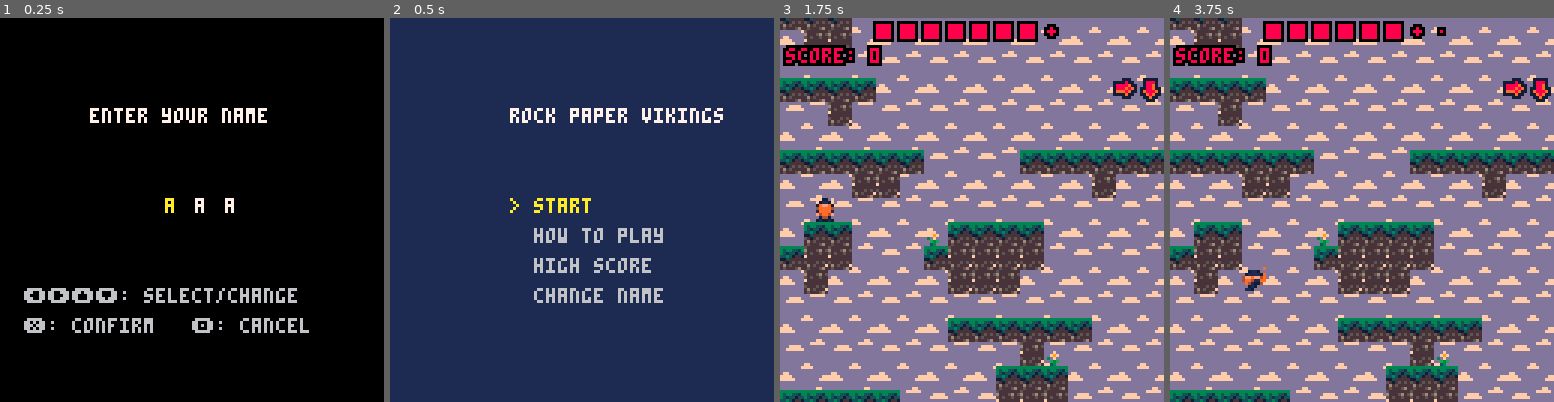
Above: before the commit, frames 1-4 (left to right).
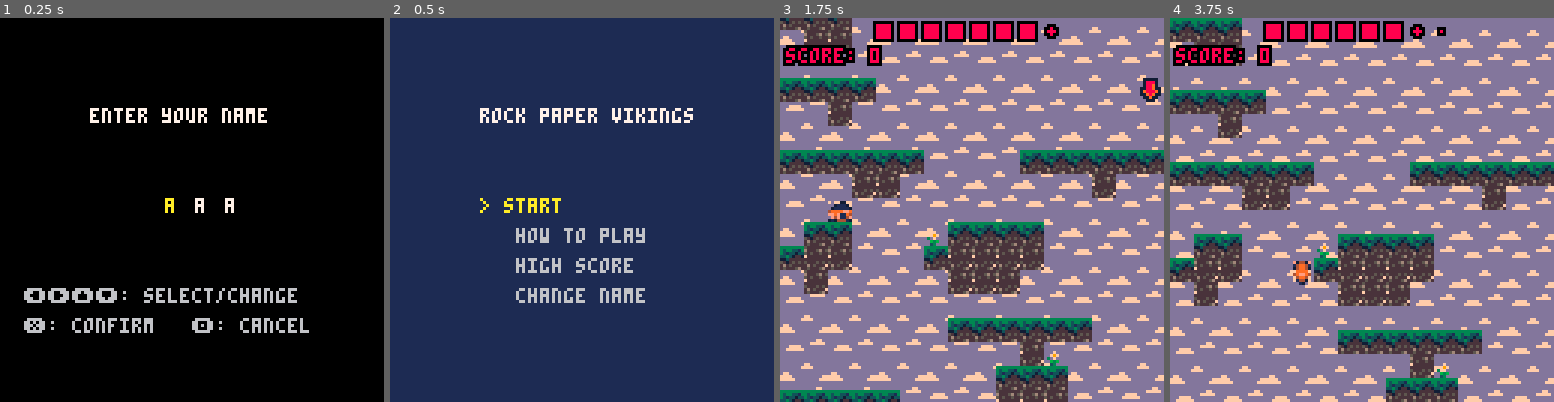
Above: after the commit, the same moments.

Repository: Zetneki/Rock-Paper-Vikings
Game: PICO-8 cartridge rock-paper-vikings.p8
Same seed, same stepped clock (60 frames per second), same inputs: the game is played once before the commit and once after it.
Inputs:
- Up to frame 1 (0.25 s): no input
- Up to frame 2 (0.5 s): tap X (X key) at 0.33 s
- Up to frame 3 (1.75 s): tap O (Z key) at 0.7, 1.7 s; tap X (X key) at 1.07 s; hold Right from 1.6 s (still down)
- Up to frame 4 (3.75 s): tap X (X key) at 1.85, 2.97 s; release Right at 2.1 s; tap O (Z key) every 0.4 s from 2.1 to 3.7 s; hold Up 2.15-2.42 s; hold Right 2.47-3.03 s; hold Left 3.08-3.58 s; hold Down from 3.63 s (still down)

Frame 1 is identical in both runs. In frame 2, 3.6% of the frame differs, in the area x 23-87%, y 23-75%; in frame 3, 0.8%; in frame 4, 37%, in the area x 0-100%, y 0-100%.

Commit message:
added different optional movement, updated how to page, fixed scoreboard

Diff:
--- a/colors.lua
+++ b/colors.lua
@@ -1,7 +1,3 @@
-function change_ingame(palette)
-  pal(palette)
-end
-
 function change_palette(palette)
   poke(0x5f2e, 1)
   pal(palette, 1)
--- a/main.lua
+++ b/main.lua
@@ -4,11 +4,10 @@
 	game_state = "menu"
 	load_scoreboard()
 
-	if high_score_name == "---" then
+	if player_name == "---" then
 		init_name_entry()
 		game_state = "enter_name"
 	else
-		player_name = high_score_name
 		init_menu()
 		game_state = "menu"
 	end
--- a/menu.lua
+++ b/menu.lua
@@ -34,13 +34,13 @@
 	pal()
   cls(1)
 
-  print("rock paper vikings", 40, 30, 7)
+  print("rock paper vikings", 30, 30, 7)
 
   for i, opt in ipairs(menu_options) do
     local y = 60 + (i-1)*10
     local col = (i == menu_selected) and 10 or 6
-    local prefix = (i == menu_selected) and "> " or "  "
-    print(prefix..opt, 40, y, col)
+    local prefix = (i == menu_selected) and "> " or "   "
+    print(prefix..opt, 30, y, col)
   end
 end
 
@@ -59,24 +59,26 @@
   local lh = 6
 
   print("rock-paper-vikings", 4, y, 10) y+=lh+2
-  print("the ultimate climbing game", 4, y, 6) y+=lh+2
 
   print("controls:", 4, y, 9) y+=lh
-  print("arrows: move", 4, y, 7) y+=lh
-  print("2x tap up: jump", 4, y, 7) y+=lh
-  print("2x tap l/r: dash", 4, y, 7) y+=lh
-  print("dash gives invulnerability", 4, y, 2) y+=lh
-  print("2x tap down: slam", 4, y, 7) y+=lh
-  print("wall-jump near walls", 4, y, 7) y+=lh+3
+  print("movement: ⬆️⬇️⬅️➡️", 4, y, 7) y+=lh
+  print("(double) jump: (2x) ⬆️ // ❎", 4, y, 7) y+=lh
+  print("dash: 2x tap ⬅️/➡️ // 🅾️+⬅️/➡️", 4, y, 7) y+=lh
+  print("gives invulnerability", 4, y, 2) y+=lh
+  print("resets on every new platform", 4, y, 3) y+=lh+1
+  print("slam: 2x tap ⬇️ // 🅾️+⬇️", 4, y, 7) y+=lh
+  print("kills right enemy, stuns others", 4, y, 2) y+=lh
+  print("resets on normal(non-slam) kill", 4, y, 3) y+=lh+1
+  print("wall-jump near walls", 4, y, 7) y+=lh+2
 
   print("who beats who:", 4, y, 9) y+=lh
   print("knight beats cowboy", 4, y, 7) y+=lh
   print("cowboy beats wizard", 4, y, 7) y+=lh
-  print("wizard beats knight", 4, y, 7) y+=lh+3
+  print("wizard beats knight", 4, y, 7) y+=lh+2
 
   print("timer runs out - theme changes", 4, y, 6) y+=lh
   print("jump on the right enemy to kill", 4, y, 6) y+=lh
-  print("killing gives you points", 4, y, 6) y+=lh+3
+  print("killing gives you points", 4, y, 6) y+=lh+2
 
   print("❎: back to menu", 4, y, 5)
 end
--- a/name_entry.lua
+++ b/name_entry.lua
@@ -26,6 +26,7 @@
 			final_name = final_name .. sub(name_chars, name_input[i], name_input[i])
 		end
 		player_name = final_name
+		save_last_player_name(final_name)
 		init_menu()
 		game_state = "menu"
 	end
--- a/player_move.lua
+++ b/player_move.lua
@@ -43,13 +43,13 @@
 	end
 
 	-- jumping
-	if btnp(⬆️)
+	if (btnp(⬆️) or btnp(❎))
 	and player.landed then
 		player.dy -= player.boost
 		player.landed = false
 
 	-- double jump
-	elseif btnp(⬆️)
+	elseif (btnp(⬆️) or btnp(❎))
 	and player.double_jump
 	and not (player.on_wall_left or player.on_wall_right) then
 		-- making sure to not take double jump when on wall
@@ -103,7 +103,7 @@
 			player.y = (tile_y+1)*8
 		end
 		-- jump smaller if not held on full duration
-		if player.jump_held and not btn(⬆️) then
+		if player.jump_held and not (btn(⬆️) or btn(❎)) then
 			player.dy /= 2
 		end
 	end
@@ -160,7 +160,7 @@
 	if player.on_wall_left then
 		player.dy /= 2
 
-		if btnp(⬆️) then
+		if btnp(⬆️) or btnp(❎) then
 			player.dy = 0
 			player.dy -= player.boost/2
 			player.dx += player.boost/2
@@ -170,7 +170,7 @@
 	elseif player.on_wall_right then
 		player.dy /= 2
 
-		if btnp(⬆️) then
+		if btnp(⬆️) or btnp(❎) then
 			player.dy = 0
 			player.dy -= player.boost/2
 			player.dx -= player.boost/2
@@ -185,7 +185,7 @@
 		end
 	end
 
-	player.jump_held = btn(⬆️)
+	player.jump_held = btn(⬆️) or btn(❎)
 
 	player.x += player.dx
 	player.y += player.dy
@@ -207,20 +207,25 @@
 
 function dash()
 
+	local hold_dash_r = btnp(🅾️) and btn(➡️)
+	local hold_dash_l = btnp(🅾️) and btn(⬅️)
+
 	-- if dash is ready and right or left button is pressed then dash
-	if btnp(➡️)
+	if (btnp(➡️)
 	and player.dash_ready_r
 	and not player.dash_ready_l
 	and time()-player.dash_act_time<0.25
-	and not player.dash_used_on_platform then
+	and not player.dash_used_on_platform)
+	or (hold_dash_r and not player.dash_used_on_platform) then
 		player.dx += player.dash_speed
 		player.dash_timer = 6
 		player.dash_used_on_platform = true
-	elseif btnp(⬅️)
+	elseif (btnp(⬅️)
 	and player.dash_ready_l
 	and not player.dash_ready_r
 	and time()-player.dash_act_time<0.25
-	and not player.dash_used_on_platform then
+	and not player.dash_used_on_platform)
+	or (hold_dash_l and not player.dash_used_on_platform) then
 		player.dx -= player.dash_speed
 		player.dash_timer = 6
 		player.dash_used_on_platform = true
@@ -240,10 +245,11 @@
 -- if slam double jump off
 function slam()
 
+	local hold_slam = btnp(🅾️) and btn(⬇️)
+
 	if player.slam_ready
 	and not player.landed
-	and btnp(⬇️)
-	and time()-player.slam_act_time<0.25 then
+	and ((btnp(⬇️) and time()-player.slam_act_time<0.25) or hold_slam) then
 		player.double_jump = false
 		player.dy += 14
 		player.slamming = true
--- a/scoreboard.lua
+++ b/scoreboard.lua
@@ -11,6 +11,11 @@
 
 	if high_score_name == "" then
 		high_score_name = "---"
+	end
+
+	player_name = load_last_player_name()
+	if player_name == "" then
+		player_name = "---"
 	end
 end
 
@@ -39,8 +44,24 @@
 	print("high score", 40, 40, 10)
 	print(high_score_name .. ": " .. high_score, 30, 55, 7)
 
-  print("playing as:", 25, 70, 6)
-	print(player_name, 25, 80, 9)
+  print("playing as:", 30, 70, 6)
+	print(player_name, 32, 80, 9)
 
-	print("❎: back", 45, 100, 6)
+	print("❎: back", 30, 100, 6)
 end
+
+function save_last_player_name(name)
+    for i=1,8 do
+        local ch = sub(name, i, i)
+        dset(8+i, ch ~= "" and ord(ch) or 0)
+    end
+end
+
+function load_last_player_name()
+    local n = ""
+    for i=1,8 do
+        local code = dget(8+i)
+        if code > 0 then n = n .. chr(code) end
+    end
+    return n
+end
Not shown, changed: aaa.md
